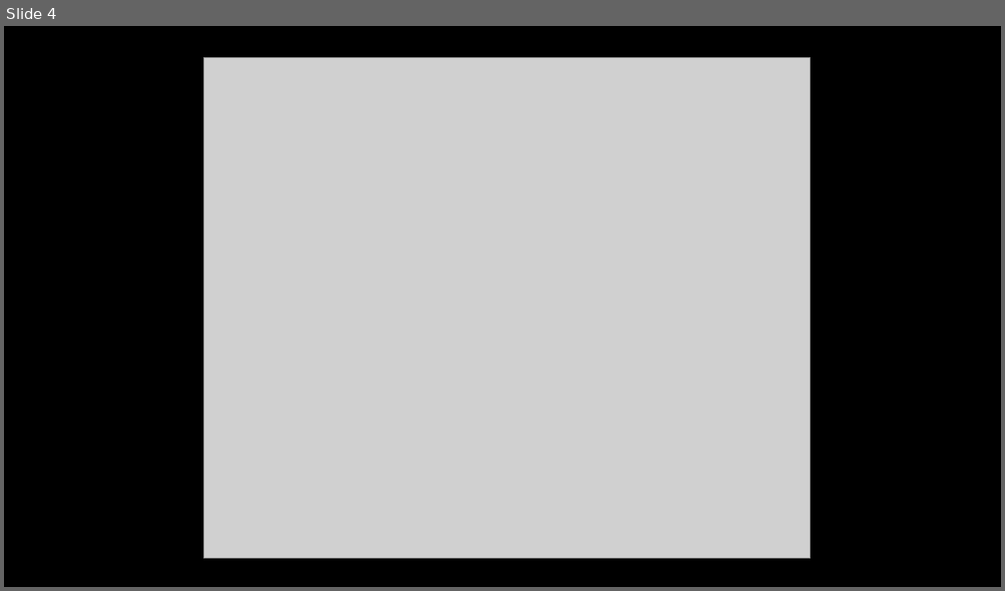
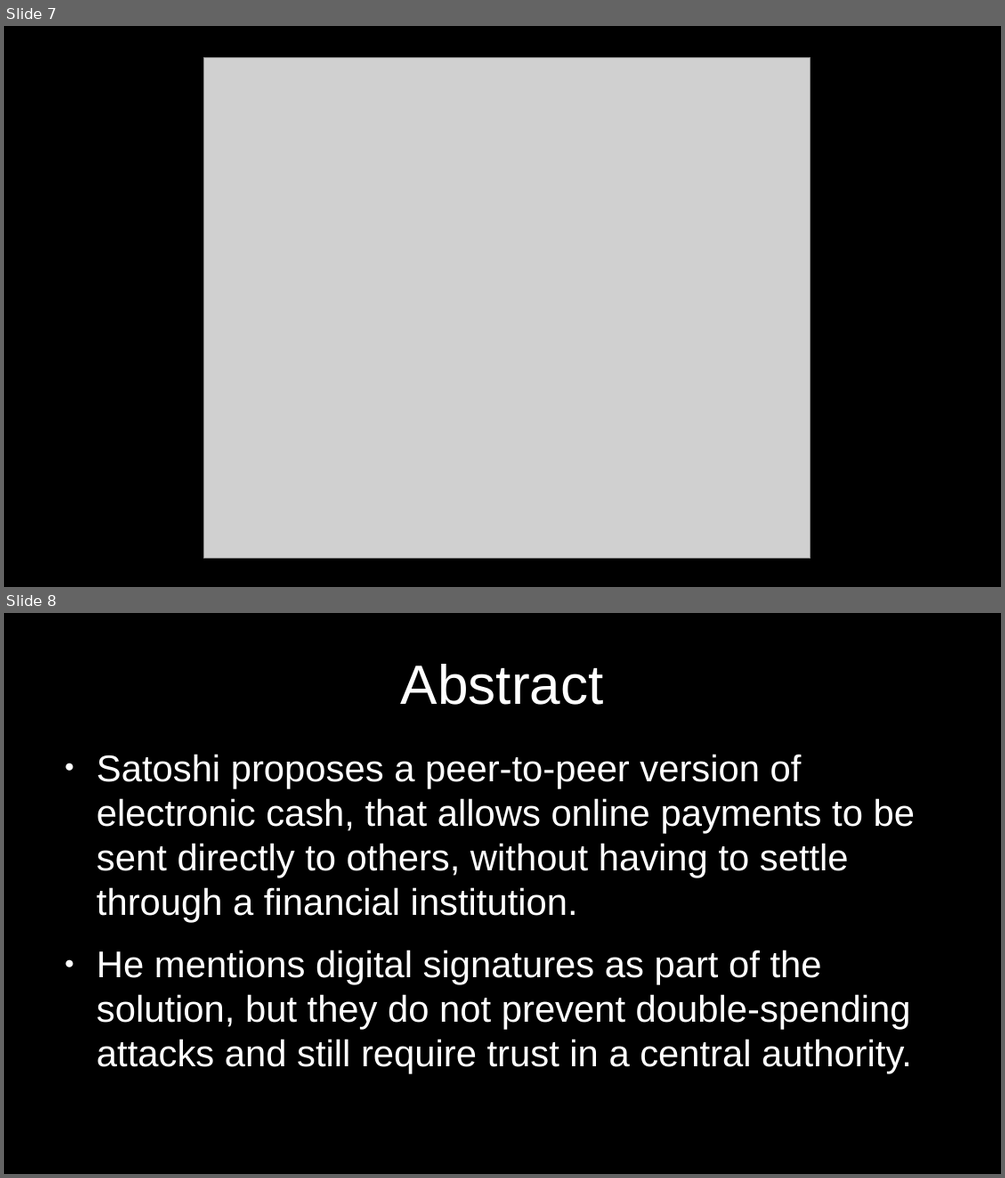
Before and after one commit to cmdruid/bitcoin-programming, a slide deck: slides/bitcoin-whitepaper-review.odp. Shown one above the other, each under a label of ours: slide 4 before the commit, slides 7 and 8 after it. The pictures are 1005x591 and 1005x1178 pixels, drawn with LibreOffice and Linux fonts; fonts in the diff are those of the drawing; grey boxes stand for pictures. Boxes give left, top, right and bottom in pixels: in the first picture for what was removed or moved away, otherwise in the second. Text is boxed around its words. In the diff, an @@ line names an element or a change of style, - is before the commit and + after.

```diff
--- a/slides/bitcoin-whitepaper-review.odp
+++ b/slides/bitcoin-whitepaper-review.odp
@@ slide 8 added at <box>4,613,1001,1174</box>, background #000000 @@
@@ title added at <box>401,664,604,705</box>, 44 pt, text #FFFFFF @@
+Abstract
@@ text added at <box>97,754,914,1074</box>, 29.6 pt, text #FFFFFF @@
+● Satoshi proposes a peer-to-peer version of electronic cash, that allows online payments to be sent directly to others, without having to settle through a financial institution.
+● He mentions digital signatures as part of the solution, but they do not prevent double-spending attacks and still require trust in a central authority.
@@ what was slide 4 is now slide 7 @@
```
Also in this commit, not shown: 2 slides changed, 8 other slides added, 1 slide removed, 7 other files.
